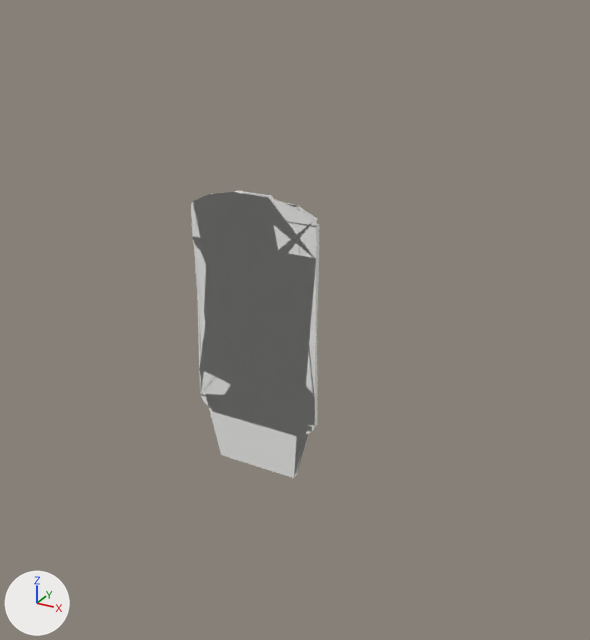
What one commit did to the glTF model models/mrsim/ProSpec.glb.
Rendered twice from a camera (50 mm lens) standing at (0.191, -0.318, 0.157) and looking at (0.022, -0.011, 0.003). Arrows for +X, +Y and +Z are at lower left; the lights stay in place. The picture after the commit comes second. Vertices at exactly the same position are counted once.
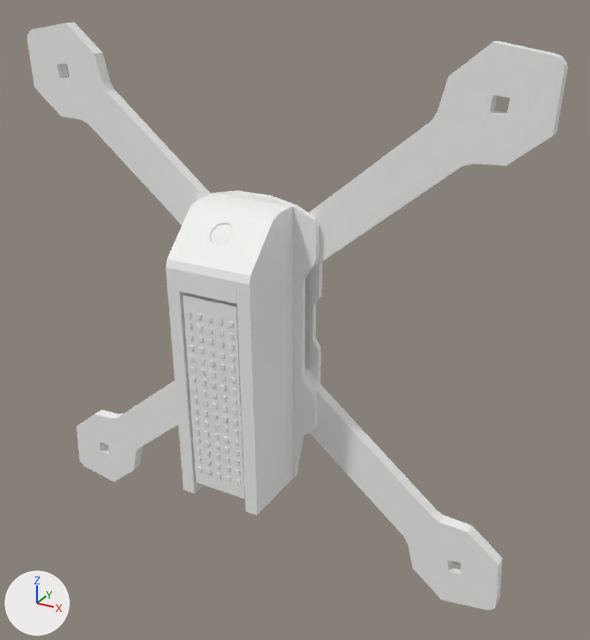
What differs and where, as boxes [x1, y1, x2, y2] in the pictures (590 x 640 px):
'Mesh_0', reshaped (317% wider, 105% taller)
    before: [191, 191, 320, 478]
    after: [27, 22, 568, 610]
part 1 of me_mesh_0, added
    after: [27, 22, 568, 610]

Diff of the bpy script that builds the scene:
```diff
--- a/models/mrsim/ProSpec.glb.py
+++ b/models/mrsim/ProSpec.glb.py
@@ me_mesh_0 @@
 # used by ob_mesh_0; location = (0.0, 0.0, 0.0)
-me_mesh_0.from_pydata(...)  # 96 vertices, 251 faces; spans x -0.0336..0.0336, y -0.012..-0.009, z -0.084..0.0609
+me_mesh_0.from_pydata(...)  # 1900 vertices, 3390 faces; spans x -0.1297..0.1297, y -0.0491..0.0, z -0.1302..0.1302
+# me_mesh_0 part 1: 1804 vertices added at x -0.1297..0.1297, y -0.0491..0.0, z -0.1302..0.1302
 me_mesh_0.materials.append(mat_material_0)
```
